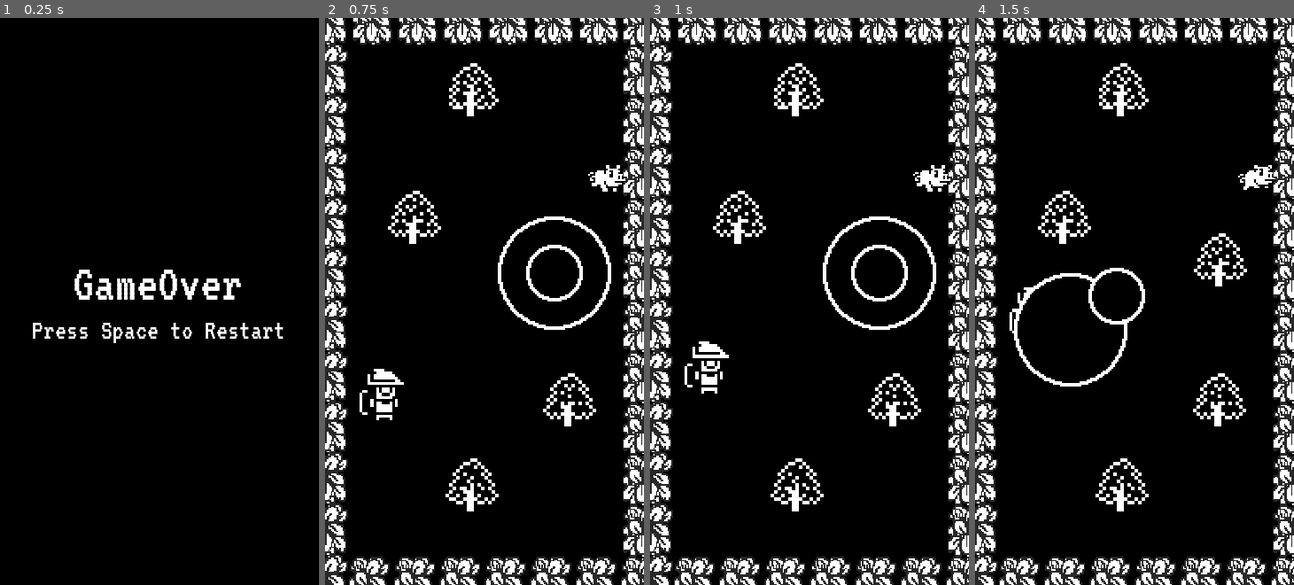
Above: before the commit, frames 1-4 (left to right).
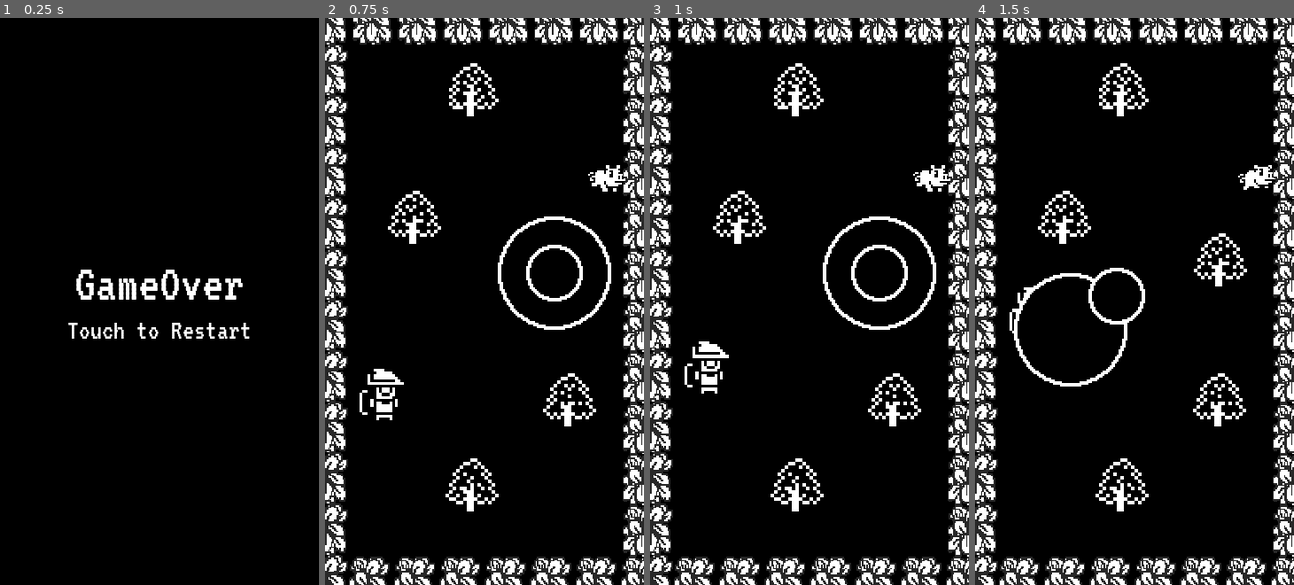
Above: after the commit, the same moments.

Repository: fguillen/PiggyTheApplesAndTheGuard
Game: Godot game, scene res://GameOver.tscn
The game is run twice, just before and just after one commit, with the same random seed, the same clock (stepped at 60 frames per second) and the same inputs. This scene is started directly instead of the project's main scene.
Inputs (mouse positions are in pixels of both pictures, inside the frame that each line leads up to):
- Up to frame 1 (0.25 s): no input
- Up to frame 2 (0.75 s): tap Space at 0.5 s; move the mouse to (554, 273) at 0.52 s; hold Right (ui_right) from 0.53 s (still down); tap Enter (ui_accept) at 0.6 s; click (554, 273) at 0.67 s
- Up to frame 3 (1 s): keep holding Right (ui_right); tap Enter (ui_accept) at 0.77 s
- Up to frame 4 (1.5 s): tap Enter (ui_accept) at 1.07 s; release Right (ui_right) at 1.25 s; drag from (1070, 329) to (1268, 188) at 1.27 s

The runs differ from the first frame. In frame 1, 1.8% of the frame differs, in the area x 10-89%, y 44-58%; in frame 2, nothing differs; in frame 3, nothing differs; in frame 4, nothing differs.

Commit message:
Touch to restart in Mobile devices

Diff:
--- a/GameOver.gd
+++ b/GameOver.gd
@@ -1,5 +1,29 @@
 extends Node
+
+onready var label_desktop: = $CenterContainer/VBoxContainer/LabelDesktop
+onready var label_mobile: = $CenterContainer/VBoxContainer/LabelMobile
+
+func _ready():
+	choose_label()
 
 func _process(_delta):
 	if Input.is_action_just_pressed("ui_accept"):
-		var _r = get_tree().change_scene("res://World.tscn")
+		restart_game()
+
+
+func _input(event):
+	if event is InputEventScreenTouch and event.is_pressed():
+		restart_game()
+
+
+func restart_game():
+	var _r = get_tree().change_scene("res://World.tscn")
+
+
+func choose_label():
+	if OS.has_touchscreen_ui_hint():
+		label_desktop.visible = false
+		label_mobile.visible = true
+	else:
+		label_desktop.visible = true
+		label_mobile.visible = false
--- a/GameOver.tscn
+++ b/GameOver.tscn
@@ -16,9 +16,9 @@
 
 [node name="VBoxContainer" type="VBoxContainer" parent="CenterContainer"]
 margin_left = 24.0
-margin_top = 134.0
+margin_top = 124.0
 margin_right = 156.0
-margin_bottom = 185.0
+margin_bottom = 196.0
 
 [node name="Label" type="Label" parent="CenterContainer/VBoxContainer"]
 margin_right = 132.0
@@ -28,7 +28,7 @@
 align = 1
 valign = 1
 
-[node name="Label2" type="Label" parent="CenterContainer/VBoxContainer"]
+[node name="LabelDesktop" type="Label" parent="CenterContainer/VBoxContainer"]
 margin_top = 34.0
 margin_right = 132.0
 margin_bottom = 51.0
@@ -36,3 +36,12 @@
 text = "Press Space to Restart"
 align = 1
 valign = 1
+
+[node name="LabelMobile" type="Label" parent="CenterContainer/VBoxContainer"]
+margin_top = 55.0
+margin_right = 132.0
+margin_bottom = 72.0
+custom_fonts/font = ExtResource( 3 )
+text = "Touch to Restart"
+align = 1
+valign = 1
